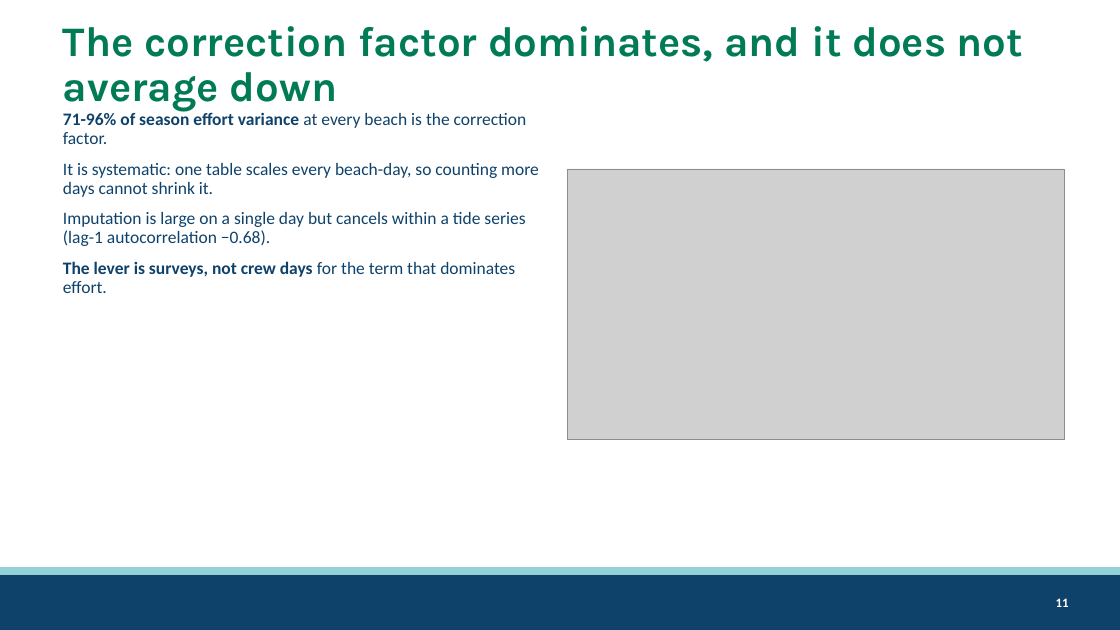
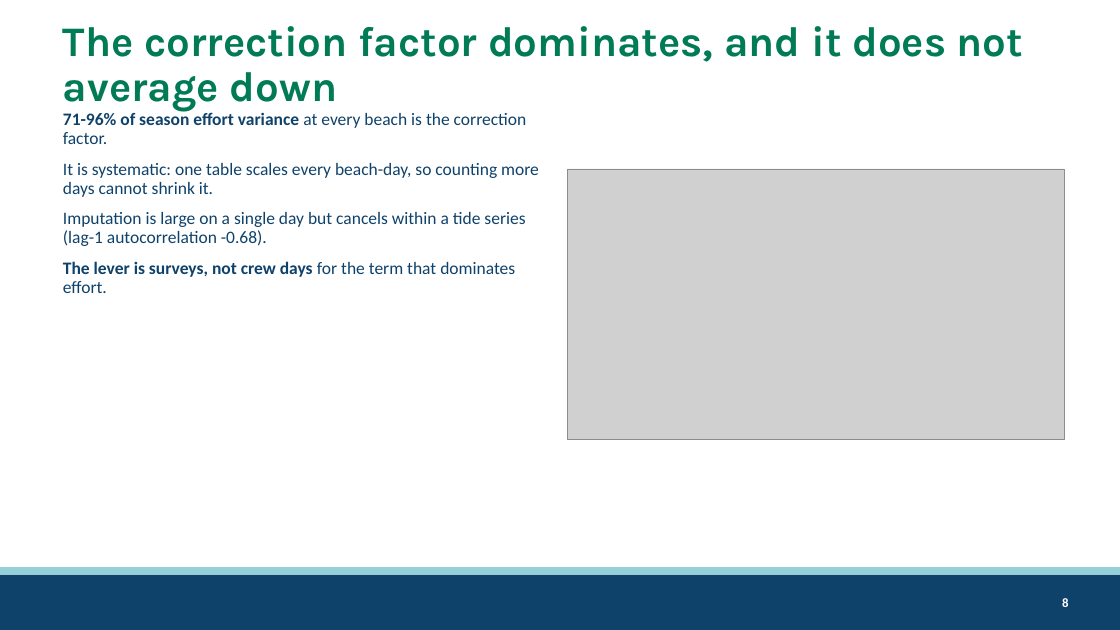
Before and after one commit to mattgeorgephd/razor-clam-harvest-monitoring, a slide deck: slide 8 of 07_presentations/razor-clam-sampling-design.pptx (slide 11 before the commit). Drawn at 1120x630 pixels with LibreOffice and Linux fonts; fonts in the diff are those of the drawing; grey boxes stand for pictures; background and template pictures are left out. Boxes give left, top, right and bottom in pixels: in the first picture for what was removed or moved away, otherwise in the second. Text is boxed around its words. In the diff, an @@ line names an element or a change of style, - is before the commit and + after.

```diff
--- a/07_presentations/razor-clam-sampling-design.pptx
+++ b/07_presentations/razor-clam-sampling-design.pptx
@@ text at <box>63,212,525,246</box>: text changed @@
-Imputation is large on a single day but cancels within a tide series (lag-1 autocorrelation −0.68).
+Imputation is large on a single day but cancels within a tide series (lag-1 autocorrelation -0.68).
@@ page number at <box>1062,598,1068,607</box>: text changed @@
-11
+8
```
Also in this commit, not shown: 17 other slides changed, 9 slides added, 7 slides removed, 5 other files.
